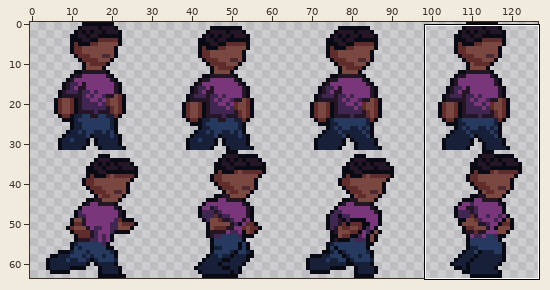
Two states of a sprite sheet, assets/player/Player.png. Above, an overview of the earlier version with the close-up marked.
Close-up. Earlier state:
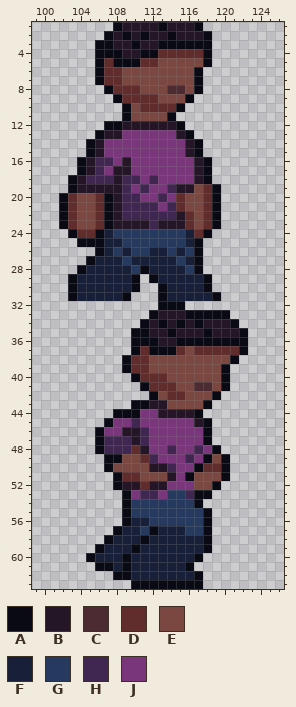
The file is 128x64 pixels. Shown: x 99..126, y 1..63. The wide view leaves out empty margins. The commit also changed other parts of the picture, which this record leaves out.
Palette (. is transparent): A #090a14  B #241527  C #4d2b32  D #602c2c  E #7a4841  F #172038  G #253a5e  H #402751  J #7a367b
New version:
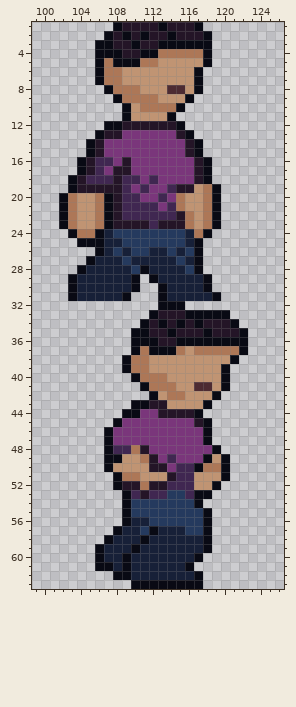
Changes in this commit:
Colour D changes from #602c2c to #ad7757.
Colour E changes from #7a4841 to #c09473.
Colour F gives way to colour A in row 60 at x 106.
Colour H gives way to colour A in rows 47 to 48 at x 107.
Colour J gives way to colour A in row 45 at x 108; in row 46 at x 107.
Colour H gives way to colour B in row 49 at x 112; in row 53 at x 111.
Colour A gives way to colour H in row 51 at x 116.
Colour J gives way to colour H in row 49 at x 114; in row 50 at x 115 to 116; in row 51 at x 115; in row 52 at x 114 to 116; in row 53 at x 110 and 113.
Colour B gives way to colour J in row 46 at x 109 to 110; in row 47 at x 110.
Colour H gives way to colour J in row 45 at x 110; in row 46 at x 111; in row 47 at x 108 to 109 and 111; in row 48 at x 114 and 117; in row 49 at x 116; in row 50 at x 114.
Colour A is removed in row 44 at x 108; in row 45 at x 107; in rows 46 to 48 at x 106; in row 60 at x 105.
